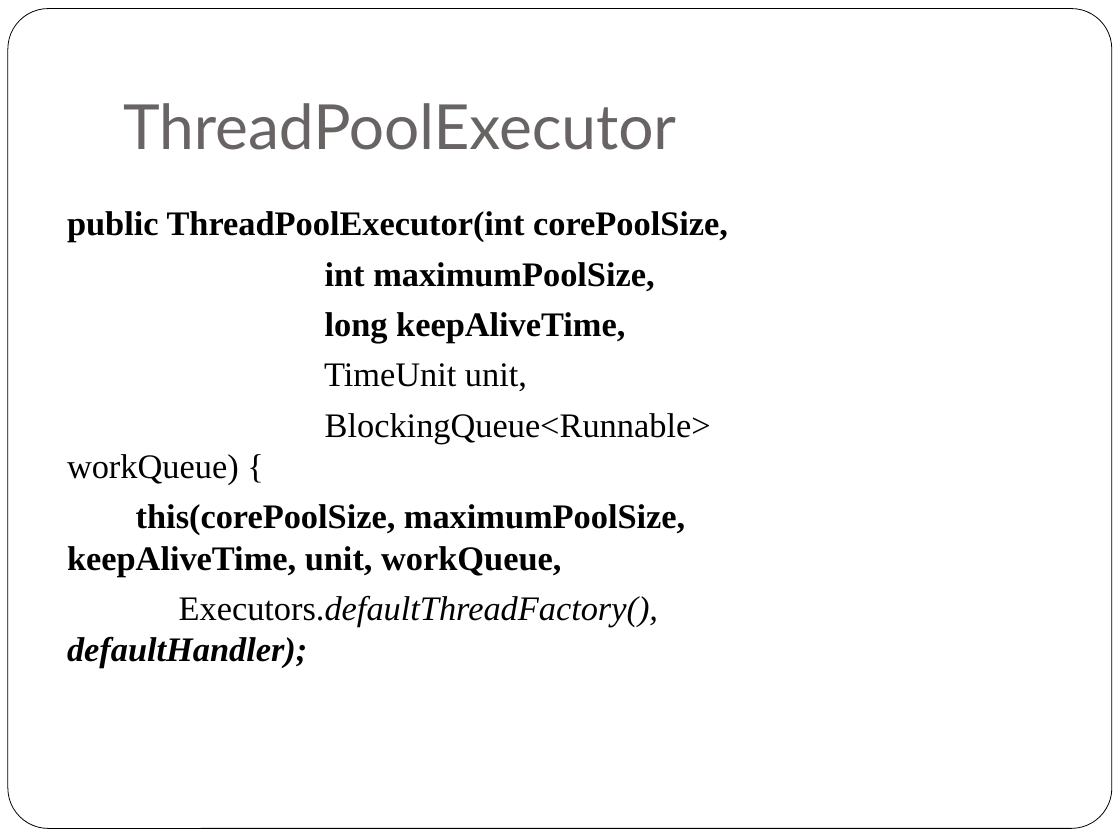
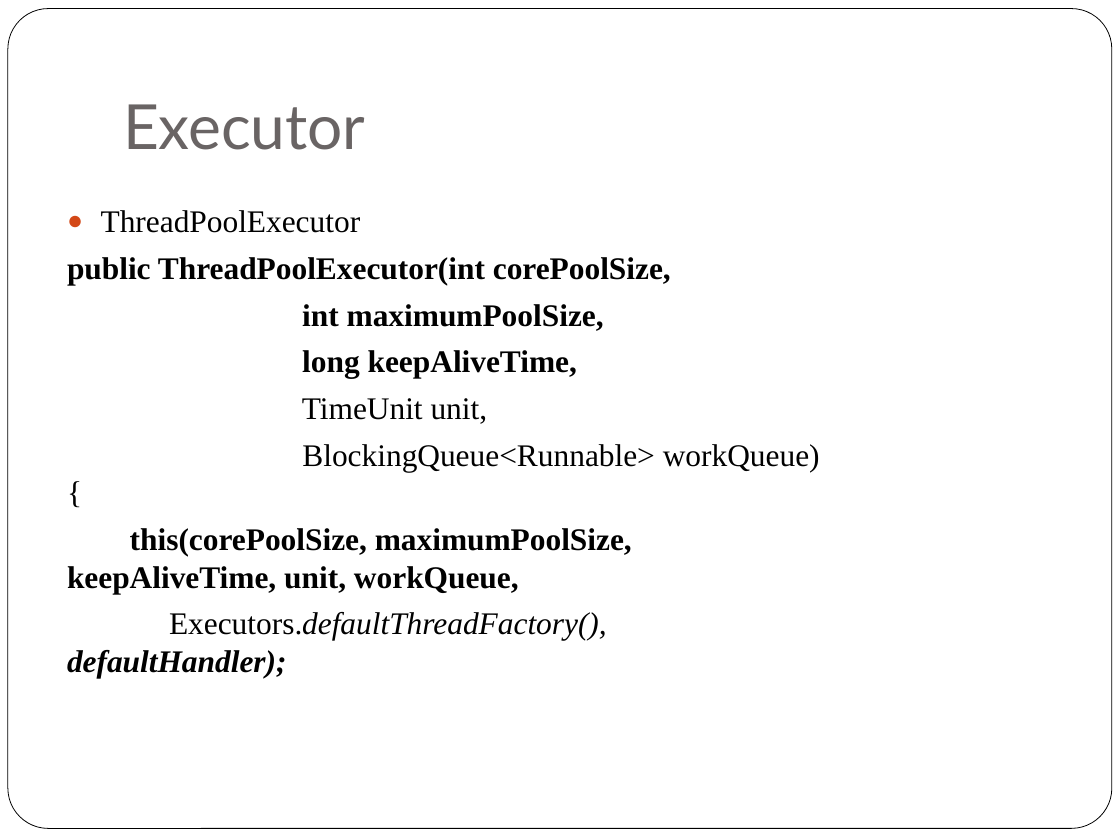
Before and after one commit to NickyQian/Practice, a slide deck: slide 22 of Document/Java Concurrency.pptx (slide 19 before the commit). Drawn at 1120x840 pixels with LibreOffice and Linux fonts; fonts in the diff are those of the drawing. Boxes give left, top, right and bottom in pixels: in the first picture for what was removed or moved away, otherwise in the second. Text is boxed around its words. In the diff, an @@ line names an element or a change of style, - is before the commit and + after.

```diff
--- a/Document/Java Concurrency.pptx
+++ b/Document/Java Concurrency.pptx
@@ title at bbox=[123, 104, 366, 150]: text changed @@
-ThreadPoolExecutor
+Executor
@@ text at bbox=[101, 210, 361, 233]: paragraph added @@
+● ThreadPoolExecutor
@@ text at bbox=[67, 257, 820, 678]: size 22.1 to 20.1 pt @@
```
Also in this commit, not shown: 1 other slide changed, 3 slides added, 1 slide removed.
